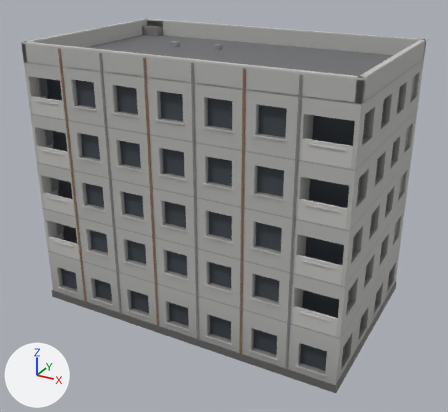
One commit to the glTF model assets/props/panel_block.glb: the scene before it, then after it.
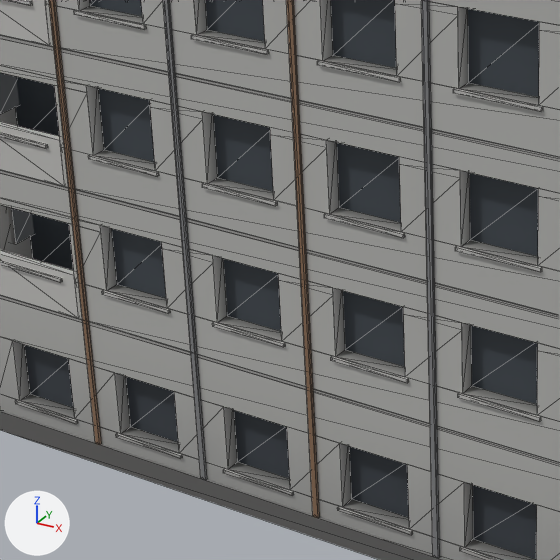
Each version appears first whole from a 50 mm lens placed at (18.0, -33.1, 23.1), pointed at (0.2, -0.7, 7.0), and next in a close-up on the part from 12% to 53% of the width and 37% to 83% of the height. Every picture has the same lights, and +X, +Y and +Z are marked at lower left. The last two pictures show the newer version. The close-ups show mesh edges as thin lines. Vertices at exactly the same position are counted once.

The first close-up shows 'panel_block'.
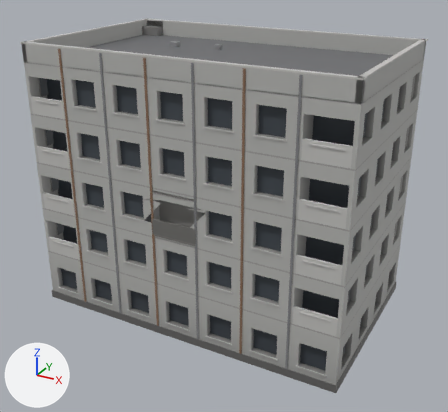
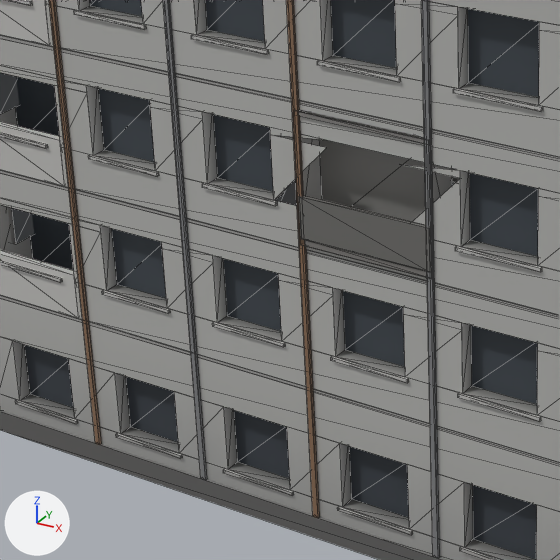
Pixel boxes [x1, y1, x2, y2] of what changed, in the close-ups (560 x 560 px; the box of a moved part takes in the faces that stretch with it):
```json
{"part": 1, "of": "me_panel_block", "change": "added", "after": [304, 240, 427, 277]}
{"part": 2, "of": "me_panel_block", "change": "added", "after": [298, 111, 424, 144]}
{"part": 3, "of": "me_panel_block", "change": "added", "after": [298, 195, 430, 272]}
{"part": 4, "of": "me_panel_block", "change": "deleted", "before": [324, 213, 405, 238]}
{"part": 5, "of": "me_panel_block", "change": "moved or reshaped", "before": [273, 135, 460, 232], "after": [293, 110, 452, 279]}
```

Edits to the scene script, one JSON object a line:
```json
{"block": "me_panel_block", "where": "# used by ob_panel_block; location = (0.0, 0.0, 0.0)"}
{"op": "remove", "block": "me_panel_block", "code": "me_panel_block.from_pydata(...)  # 2032 vertices, 3062 faces; spans x -10.3..10.3, y -6.3..6.3, z 0.0..17.3"}
{"op": "add", "block": "me_panel_block", "code": "me_panel_block.from_pydata(...)  # 2052 vertices, 3072 faces; spans x -10.3..10.3, y -6.3..6.3, z 0.0..17.3"}
{"block": "me_panel_block", "change": "me_panel_block part 1: a new loose piece, a box spanning x -1.5..1.5, y -6.3..-5.54, z 6.86..7.0, in mat_defaultmaterial"}
{"block": "me_panel_block", "change": "me_panel_block part 2: a new loose piece, a box spanning x -1.5..1.5, y -6.3..-5.54, z 9.61..9.71, in mat_defaultmaterial"}
{"block": "me_panel_block", "change": "me_panel_block part 3: a new loose piece, a box spanning x -1.48..1.48, y -6.32..-6.23, z 7.0..7.92, in mat_defaultmaterial"}
{"block": "me_panel_block", "change": "me_panel_block part 4: the loose piece of 8 vertices spanning x -0.9..0.9, y -6.3..-6.2, z 7.6..7.7 is deleted"}
{"block": "me_panel_block", "change": "me_panel_block part 5"}
{"block": "me_panel_block", "change": "6 vertices are removed from x -0.8..0.8, y -6.2..-5.9, z 7.7..9.2"}
{"block": "me_panel_block", "change": "14 faces are deleted"}
{"block": "me_panel_block", "change": "8 vertices are added at x -1.5..1.5, y -6.3..-5.5, z 6.9..9.7"}
{"block": "me_panel_block", "change": "10 new faces join them"}
{"block": "me_panel_block", "change": "other edits to the shape of me_panel_block do not show in these pictures"}
```
